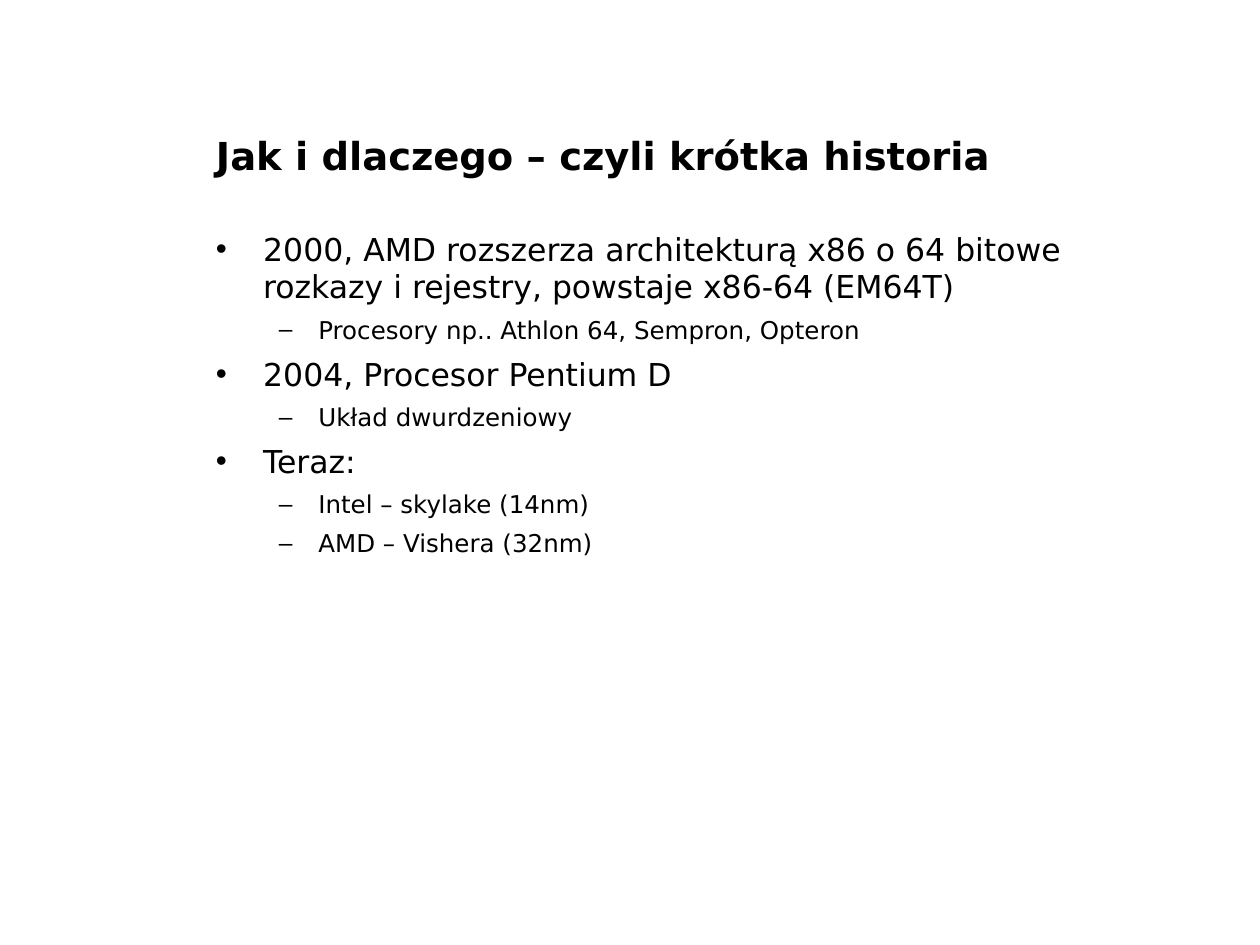
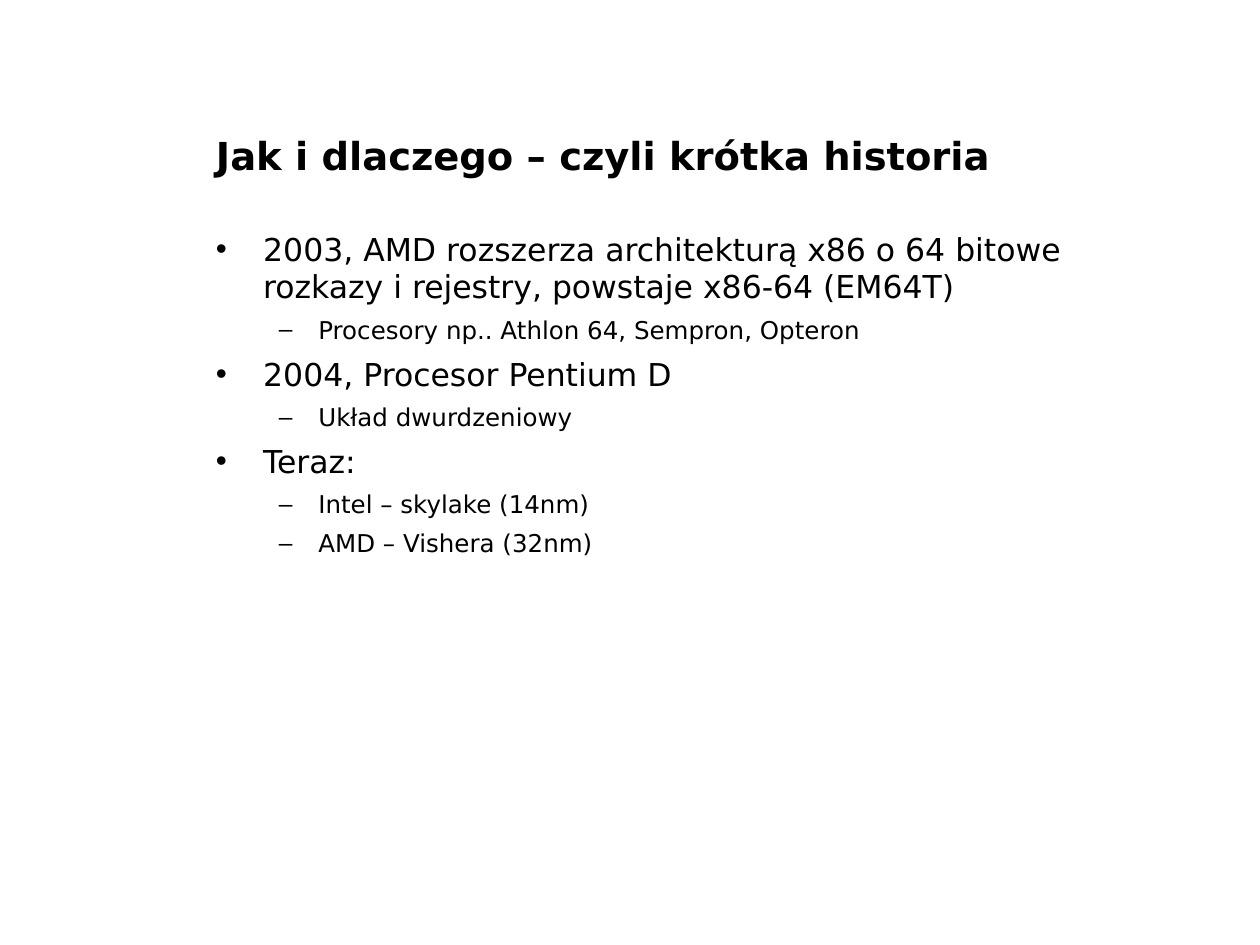
Before and after one commit to bercik/pn_prezentacja, a slide deck: slide 5 of śmieszki_i_inne_zwierzęta/prezentacja.odp. Drawn at 1260x945 pixels with LibreOffice and Linux fonts; fonts in the diff are those of the drawing; background and template pictures are left out. Boxes give left, top, right and bottom in pixels: in the first picture for what was removed or moved away, otherwise in the second. Text is boxed around its words. In the diff, an @@ line names an element or a change of style, - is before the commit and + after.

```diff
--- a/śmieszki_i_inne_zwierzęta/prezentacja.odp
+++ b/śmieszki_i_inne_zwierzęta/prezentacja.odp
@@ text at (263,237,1060,305): text changed @@
-• 2000, AMD rozszerza architekturą x86 o 64 bitowe rozkazy i rejestry, powstaje x86-64 (EM64T)
+• 2003, AMD rozszerza architekturą x86 o 64 bitowe rozkazy i rejestry, powstaje x86-64 (EM64T)
```
Also in this commit, not shown: 2 other slides changed, 2 slides added, 3 other files.
